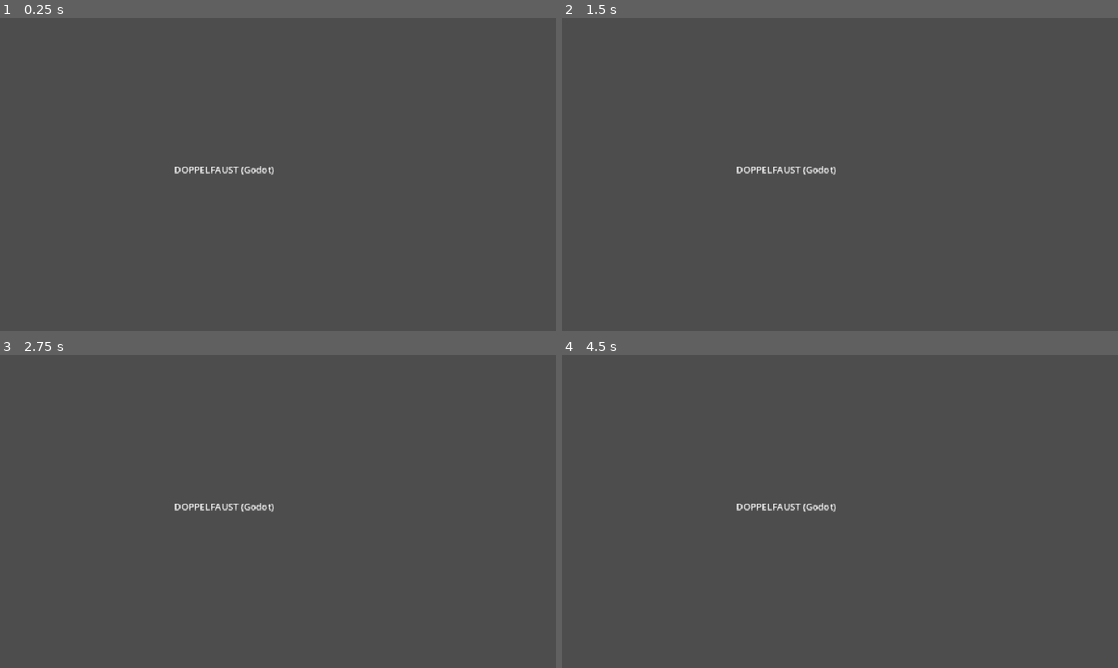
Above: before the commit, frames 1-4 (two rows, left to right).
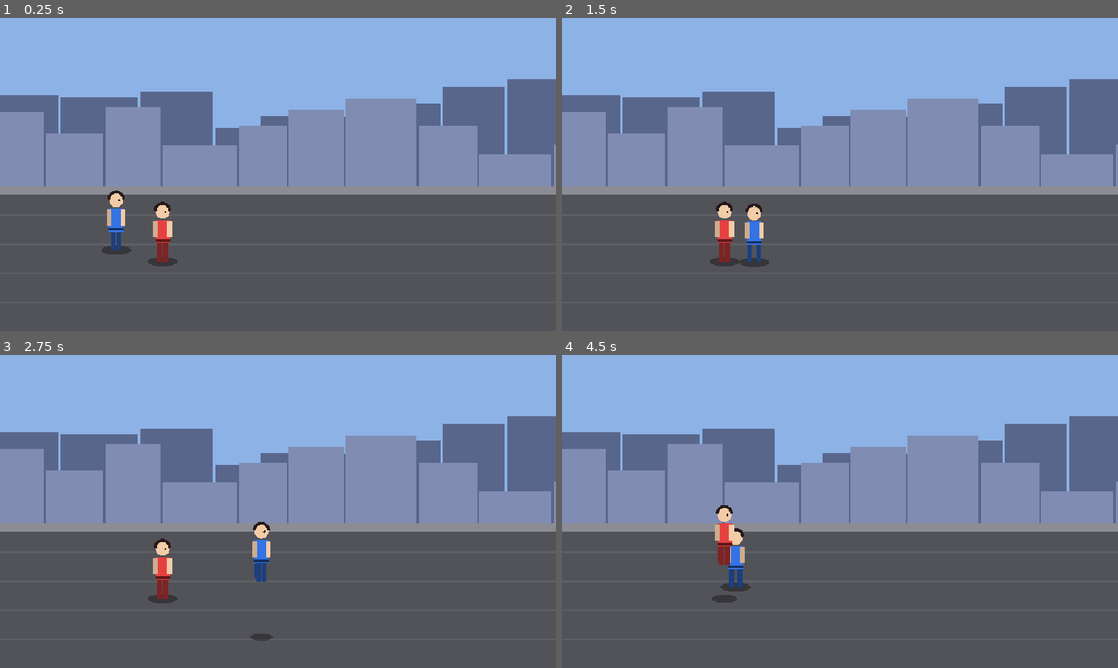
Above: after the commit, the same moments.

Repository: masta-nksa/dd
Game: Godot game, scene res://scenes/main.tscn
Same seed, same stepped clock (60 frames per second), same inputs: the game is played once before the commit and once after it.
Inputs:
- Up to frame 1 (0.25 s): no input
- Up to frame 2 (1.5 s): tap Enter at 0.5 s; hold D (p1_right) 0.53-1.28 s; tap O at 0.6 s; tap Space (p1_jump, bound only after the commit) at 0.77, 0.8, 1.07, 1.35 s; hold S from 1.28 s (still down)
- Up to frame 3 (2.75 s): tap Space (p1_jump, bound only after the commit) at 1.52, 1.82, 2.3 s; tap O at 1.55, 2.1 s; release S at 2.03 s; hold D (p1_right) from 2.03 s (still down)
- Up to frame 4 (4.5 s): release D (p1_right) at 2.78 s; hold W (p1_up) 2.78-3.53 s; tap O at 2.85, 4.35 s; tap Space (p1_jump, bound only after the commit) at 3.02, 3.32, 3.6, 3.77, 4.07 s; hold A from 3.53 s (still down)

The runs differ from the first frame. In frame 1, 59% of the frame differs, in the area x 0-100%, y 0-92%; in frame 2, 60%; in frame 3, 59%; in frame 4, 59%.

Commit message:
Stufe 2: 2.5D-Kern (Fighter mit X/Z/Y, Schatten, Y-Sortierung, Kamera, Headless-Test)
Co-Authored-By: Claude Sonnet 5.5 <noreply@anthropic.com>
Claude-Session: https://claude.ai/code/session_01G1vcmXL5ypPXjp4P11yMv2

Diff:
--- a/project.godot
+++ b/project.godot
@@ -10,9 +10,3 @@
 window/size/viewport_width=960
 window/size/viewport_height=540
 window/stretch/mode="canvas_items"
-
-[input]
-p1_left={"deadzone": 0.5, "events": [Object(InputEventKey,"resource_local_to_scene":false,"resource_name":"","device":-1,"window_id":0,"alt_pressed":false,"shift_pressed":false,"ctrl_pressed":false,"meta_pressed":false,"pressed":false,"keycode":0,"physical_keycode":65,"key_label":0,"unicode":97,"location":0,"echo":false,"script":null)]}
-p1_right={"deadzone": 0.5, "events": [Object(InputEventKey,"resource_local_to_scene":false,"resource_name":"","device":-1,"window_id":0,"alt_pressed":false,"shift_pressed":false,"ctrl_pressed":false,"meta_pressed":false,"pressed":false,"keycode":0,"physical_keycode":68,"key_label":0,"unicode":100,"location":0,"echo":false,"script":null)]}
-p1_up={"deadzone": 0.5, "events": [Object(InputEventKey,"resource_local_to_scene":false,"resource_name":"","device":-1,"window_id":0,"alt_pressed":false,"shift_pressed":false,"ctrl_pressed":false,"meta_pressed":false,"pressed":false,"keycode":0,"physical_keycode":87,"key_label":0,"unicode":119,"location":0,"echo":false,"script":null)]}
-p1_down={"deadzone": 0.5, "events": [Object(InputEventKey,"resource_local_to_scene":false,"resource_name":"","device":-1,"window_id":0,"alt_pressed":false,"shift_pressed":false,"ctrl_pressed":false,"meta_pressed":false,"pressed":false,"keycode":0,"physical_keycode":83,"key_label":0,"unicode":115,"location":0,"echo":false,"script":null)]}
--- /dev/null
+++ b/scripts/core/camera_rig.gd
@@ -0,0 +1,23 @@
+class_name CameraRig
+extends Camera2D
+## Hält alle Ziele im Bild: folgt dem Mittelpunkt und bleibt im Level.
+
+var targets: Array[Fighter] = []
+@export var follow_speed := 6.0
+
+func _ready() -> void:
+	limit_left = 0
+	limit_right = int(Level.WIDTH)
+	limit_top = 0
+	limit_bottom = int(Level.HEIGHT)
+	make_current()
+
+func _process(delta: float) -> void:
+	if targets.is_empty():
+		return
+	var sum := 0.0
+	for t in targets:
+		sum += t.pos_x
+	var goal := sum / targets.size()
+	position.x = lerpf(position.x, goal, clampf(follow_speed * delta, 0.0, 1.0))
+	position.y = Level.HEIGHT * 0.5
--- /dev/null
+++ b/scripts/core/fighter.gd
@@ -0,0 +1,104 @@
+class_name Fighter
+extends Node2D
+## Kämpfer im 2.5D-Raum. X = horizontal, Z = Tiefe/Spur, Y = Höhe (Sprung).
+## Die Figur kennt keine Eingabe: ein Controller (Spieler, KI, Netzwerk) setzt `move_input` und `request_jump()`.
+
+enum State { IDLE, WALK, JUMP }
+
+@export var body_color := Color(0.2, 0.45, 0.9)
+@export var speed_x := 175.0
+@export var speed_z := 115.0
+@export var jump_speed := 620.0
+@export var gravity := 1800.0
+
+var pos_x := 0.0
+var pos_z := 0.0
+var pos_y := 0.0          # Höhe über dem Boden, 0 = am Boden
+var velocity_y := 0.0
+var facing := 1           # 1 = rechts, -1 = links
+var state := State.IDLE
+var move_input := Vector2.ZERO   # x = links/rechts, y = Tiefe (negativ = nach hinten)
+var bounds := Rect2(0, 300, 3000, 200)   # x/z-Grenzen (Fusspunkt)
+
+var _jump_requested := false
+var _anim_time := 0.0
+
+func request_jump() -> void:
+	_jump_requested = true
+
+func setup(start_x: float, start_z: float, new_bounds: Rect2) -> void:
+	pos_x = start_x
+	pos_z = start_z
+	bounds = new_bounds
+	_apply_position()
+
+func _physics_process(delta: float) -> void:
+	_update_state(delta)
+	_apply_position()
+	queue_redraw()
+
+func _update_state(delta: float) -> void:
+	var on_ground := pos_y <= 0.0 and velocity_y <= 0.0
+	if on_ground:
+		if _jump_requested:
+			velocity_y = jump_speed
+			state = State.JUMP
+		else:
+			state = State.WALK if move_input.length() > 0.1 else State.IDLE
+	_jump_requested = false
+
+	# Bewegung: in der Luft bleibt die Steuerung erhalten (Beat-'em-up-typisch)
+	pos_x += move_input.x * speed_x * delta
+	pos_z += move_input.y * speed_z * delta
+	pos_x = clampf(pos_x, bounds.position.x, bounds.end.x)
+	pos_z = clampf(pos_z, bounds.position.y, bounds.end.y)
+	if absf(move_input.x) > 0.1:
+		facing = 1 if move_input.x > 0.0 else -1
+
+	if state == State.JUMP:
+		velocity_y -= gravity * delta
+		pos_y += velocity_y * delta
+		if pos_y <= 0.0:
+			pos_y = 0.0
+			velocity_y = 0.0
+			state = State.IDLE
+	_anim_time += delta
+
+func _apply_position() -> void:
+	# Bildschirm: x bleibt, y = Tiefe minus Höhe. z_index sortiert nach Tiefe (hinten zuerst).
+	position = Vector2(pos_x, pos_z - pos_y)
+	z_index = int(pos_z)
+
+func _draw() -> void:
+	# Schatten am Boden (relativ zum Fusspunkt: Boden liegt pos_y weiter unten)
+	var s := clampf(1.0 - pos_y / 400.0, 0.4, 1.0)
+	var pts := PackedVector2Array()
+	for i in 20:
+		var a := TAU * i / 20.0
+		pts.append(Vector2(cos(a) * 26.0 * s, pos_y + sin(a) * 8.0 * s))
+	draw_colored_polygon(pts, Color(0, 0, 0, 0.35))
+
+	var bob := 0.0
+	var step := 0.0
+	if state == State.WALK:
+		step = sin(_anim_time * 12.0)
+		bob = absf(step) * 2.0
+	var f := float(facing)
+	var skin := Color(0.95, 0.8, 0.65)
+	var dark := body_color.darkened(0.45)
+	# Beine
+	var spread := 7.0 if state != State.JUMP else 10.0
+	draw_rect(Rect2(-9 + step * 4.0, -34, 8, 34), dark)
+	draw_rect(Rect2(1 - step * 4.0, -34, 8, 34), dark)
+	if state == State.JUMP:
+		draw_rect(Rect2(-spread - 2, -30, 6, 24), dark)
+	# Oberkörper
+	draw_rect(Rect2(-13, -72 + bob, 26, 40), body_color)
+	draw_rect(Rect2(-13, -38 + bob, 26, 4), body_color.darkened(0.6))
+	# Arme
+	draw_rect(Rect2(f * 12 - 4, -70 + bob, 8, 28), skin)
+	draw_rect(Rect2(-f * 12 - 4, -70 + bob, 8, 28), skin.darkened(0.15))
+	# Kopf, Haare, Auge
+	draw_circle(Vector2(0, -86 + bob), 12.0, skin)
+	draw_arc(Vector2(0, -88 + bob), 12.5, PI, TAU, 16, Color(0.15, 0.1, 0.1), 5.0)
+	draw_circle(Vector2(f * 5, -86 + bob), 1.8, Color.BLACK)
--- /dev/null
+++ b/scripts/core/input_setup.gd
@@ -0,0 +1,17 @@
+class_name InputSetup
+## Legt die Eingabe-Aktionen im Code an (Tastatur). Controller folgt in einer späteren Stufe.
+
+const BELEGUNG := {
+	1: {"left": KEY_A, "right": KEY_D, "up": KEY_W, "down": KEY_S, "jump": KEY_SPACE},
+	2: {"left": KEY_LEFT, "right": KEY_RIGHT, "up": KEY_UP, "down": KEY_DOWN, "jump": KEY_O},
+}
+
+static func einrichten() -> void:
+	for spieler in BELEGUNG:
+		for aktion in BELEGUNG[spieler]:
+			var name := "p%d_%s" % [spieler, aktion]
+			if not InputMap.has_action(name):
+				InputMap.add_action(name, 0.5)
+			var ev := InputEventKey.new()
+			ev.physical_keycode = BELEGUNG[spieler][aktion]
+			InputMap.action_add_event(name, ev)
--- /dev/null
+++ b/scripts/core/level.gd
@@ -0,0 +1,33 @@
+class_name Level
+extends Node2D
+## Einfacher Hintergrund: Himmel, Skyline, Strasse mit Spurlinien.
+
+const WIDTH := 3000.0
+const HEIGHT := 540.0
+const STREET_TOP := 290.0
+
+func _ready() -> void:
+	z_index = -4000
+
+func lane_bounds() -> Rect2:
+	return Rect2(40.0, 320.0, WIDTH - 80.0, 170.0)
+
+func _draw() -> void:
+	draw_rect(Rect2(0, 0, WIDTH, STREET_TOP), Color(0.55, 0.7, 0.9))
+	# Skyline in zwei Ebenen
+	var rng := RandomNumberGenerator.new()
+	rng.seed = 7
+	for layer in 2:
+		var x := 0.0
+		var col := Color(0.35, 0.4, 0.55).lerp(Color(0.5, 0.55, 0.7), layer)
+		while x < WIDTH:
+			var w := rng.randf_range(70.0, 140.0)
+			var h := rng.randf_range(80.0, 190.0) - layer * 30.0
+			draw_rect(Rect2(x, STREET_TOP - h, w, h), col)
+			x += w + 4.0
+	draw_rect(Rect2(0, STREET_TOP, WIDTH, HEIGHT - STREET_TOP), Color(0.32, 0.32, 0.35))
+	draw_rect(Rect2(0, STREET_TOP, WIDTH, 14), Color(0.55, 0.55, 0.58))
+	var y := 340.0
+	while y < HEIGHT:
+		draw_line(Vector2(0, y), Vector2(WIDTH, y), Color(1, 1, 1, 0.08), 2.0)
+		y += 50.0
--- a/scripts/core/main.gd
+++ b/scripts/core/main.gd
@@ -1,8 +1,28 @@
 extends Node2D
-## Startpunkt von Doppelfaust. Stufe 1: nur Gerüst, zeigt den Titel an.
+## Startpunkt von Doppelfaust. Stufe 2: Level, zwei Kämpfer, Kamera.
+
+var level: Level
+var fighters: Array[Fighter] = []
+var camera_rig: CameraRig
 
 func _ready() -> void:
-	var title := Label.new()
-	title.text = "DOPPELFAUST (Godot)"
-	title.position = Vector2(300, 250)
-	add_child(title)
+	InputSetup.einrichten()
+	level = Level.new()
+	add_child(level)
+
+	var farben := [Color(0.2, 0.45, 0.9), Color(0.9, 0.25, 0.25)]
+	for i in 2:
+		var fighter := Fighter.new()
+		fighter.body_color = farben[i]
+		add_child(fighter)
+		fighter.setup(200.0 + i * 80.0, 400.0 + i * 20.0, level.lane_bounds())
+		fighters.append(fighter)
+		var ctrl := PlayerController.new()
+		ctrl.player_index = i + 1
+		ctrl.fighter = fighter
+		add_child(ctrl)
+
+	camera_rig = CameraRig.new()
+	camera_rig.targets = fighters
+	add_child(camera_rig)
+	camera_rig.position = Vector2(480.0, Level.HEIGHT * 0.5)
--- /dev/null
+++ b/scripts/core/player_controller.gd
@@ -0,0 +1,16 @@
+class_name PlayerController
+extends Node
+## Liest die Tastatur für einen Spieler und steuert einen Fighter.
+
+@export var player_index := 1
+var fighter: Fighter
+
+func _physics_process(_delta: float) -> void:
+	if fighter == null:
+		return
+	var p := "p%d_" % player_index
+	fighter.move_input = Vector2(
+		Input.get_axis(p + "left", p + "right"),
+		Input.get_axis(p + "up", p + "down"))
+	if Input.is_action_just_pressed(p + "jump"):
+		fighter.request_jump()
--- /dev/null
+++ b/tests/stufe2_test.gd
@@ -0,0 +1,60 @@
+extends SceneTree
+## Headless-Test: godot --headless -s tests/stufe2_test.gd
+
+var fehler := 0
+
+func pruefe(bedingung: bool, text: String) -> void:
+	if bedingung:
+		print("OK   ", text)
+	else:
+		print("FAIL ", text)
+		fehler += 1
+
+func frames(n: int) -> void:
+	for i in n:
+		await physics_frame
+
+func _init() -> void:
+	var szene: Node = load("res://scenes/main.tscn").instantiate()
+	root.add_child(szene)
+	await frames(2)
+	var f1: Fighter = szene.fighters[0]
+	var f2: Fighter = szene.fighters[1]
+
+	var x0 := f1.pos_x
+	Input.action_press("p1_right")
+	await frames(60)
+	Input.action_release("p1_right")
+	pruefe(f1.pos_x > x0 + 100.0, "P1 läuft nach rechts (%.0f -> %.0f)" % [x0, f1.pos_x])
+	pruefe(f2.pos_x < 400.0, "P2 bleibt stehen (unabhängige Steuerung)")
+
+	var z0 := f1.pos_z
+	Input.action_press("p1_up")
+	await frames(300)
+	Input.action_release("p1_up")
+	pruefe(f1.pos_z >= szene.level.lane_bounds().position.y - 0.01, "Tiefe nach hinten begrenzt (z=%.0f)" % f1.pos_z)
+	pruefe(f1.pos_z < z0, "P1 bewegt sich in die Tiefe")
+
+	var max_h := 0.0
+	Input.action_press("p1_jump")
+	await frames(2)
+	Input.action_release("p1_jump")
+	for i in 90:
+		await physics_frame
+		max_h = maxf(max_h, f1.pos_y)
+	pruefe(max_h > 80.0, "Sprung erreicht Höhe %.0f" % max_h)
+	pruefe(f1.pos_y == 0.0 and f1.state == Fighter.State.IDLE, "Landet wieder am Boden")
+
+	f1.pos_z = 350.0
+	f2.pos_z = 450.0
+	await frames(2)
+	pruefe(f2.z_index > f1.z_index, "Y-Sortierung: vordere Figur wird später gezeichnet")
+
+	f1.pos_x = 2900.0
+	f2.pos_x = 2800.0
+	await frames(120)
+	pruefe(szene.camera_rig.position.x > 2000.0, "Kamera folgt (x=%.0f)" % szene.camera_rig.position.x)
+	pruefe(szene.camera_rig.get_screen_center_position().x <= Level.WIDTH, "Kamera bleibt im Level")
+
+	print("Fertig, Fehler: ", fehler)
+	quit(fehler)
Not shown, added: scripts/core/camera_rig.gd.uid
Not shown, added: scripts/core/fighter.gd.uid
Not shown, added: scripts/core/input_setup.gd.uid
Not shown, added: scripts/core/level.gd.uid
Not shown, added: scripts/core/player_controller.gd.uid
Not shown, added: tests/stufe2_test.gd.uid
